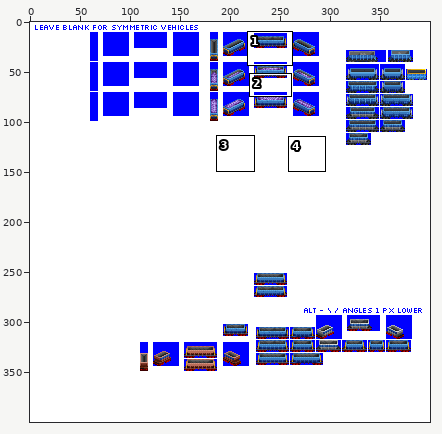
File history of a sprite sheet, src/graphics/pony/rock_hopper_car_pony_gen_4C.png. Above, an overview of the earlier version with the close-up marked.
Close-up. Old version:
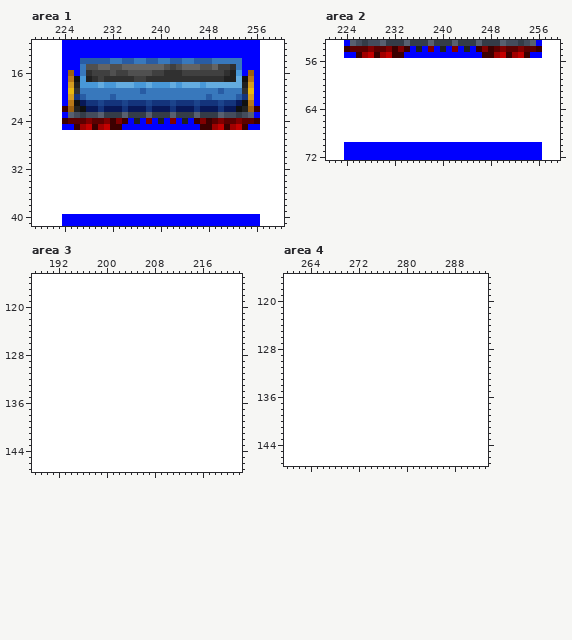
The file is 400x400 pixels. Shown: area 1: x 219..260, y 11..41; area 2: x 221..259, y 53..72; area 3: x 188..222, y 115..147; area 4: x 260..293, y 116..147. The commit also changed other parts of the picture, which this record leaves out.
Now the later version:
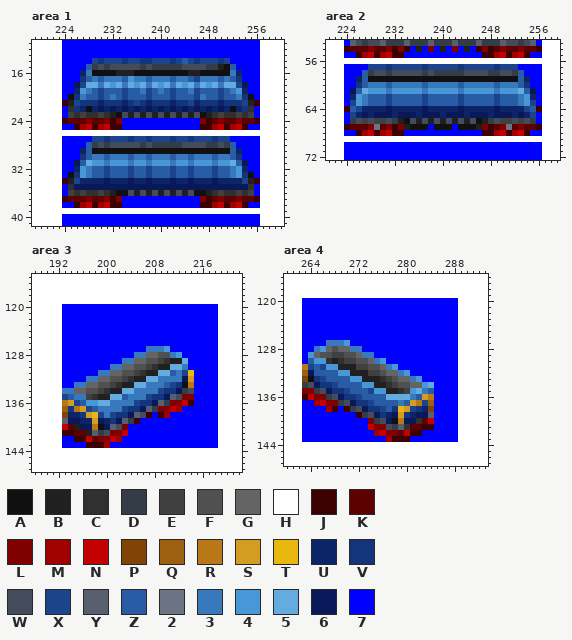
Palette (. is transparent): A #101010  B #202020  C #303030  D #343c48  E #404040  F #505050  G #646464  H #ffffff  J #3c0000  K #5c0000  L #800000  M #a00000  N #c40000  P #804408  Q #9c6010  R #b87818  S #d49c20  T #e8b810  U #0c2468  V #14347c  W #444c5c  X #1c448c  Y #586070  Z #285ca4  2 #6c7484  3 #3878bc  4 #4898d8  5 #64ace0  6 #081858  7 #0000ff
Diff:
Changed rows in their new state; - is an unchanged pixel.
Area 1:
first column x 224:
14 ---77XVXXXVXXVVXXXVXZXVXXXVX77---
15 ---7ZDWDWWWWWDWDDDDDWWWWDDBAZ7---
16 -7-U3AAAABBBAAAAAAAAABBAAAAA3U-7-
17 -77VZ3Z333Z433Z333Z33ZX333Z3ZV77-
18 -76X5535--3--535-5354-354-3--X67-
19 -7U4-ZXZZZXZZ3XZ-ZXZZ-XZZZXZ-4U7-
20 -A-3ZZXZ3ZXZZZXZZZXZZZX--ZXZZ3-A-
21 JBXV--U---U-X-U---U--XU---U--VXBJ
22 7CVUAU6U-U6U-U6U-U6U-U6U-U6UAUVC7
23 -ECECCECBAWBWBWBWBWBWBWABCECCECE-
24 ----------7-7-7-7-7-7-7----------
27 77777XXVXXXVXXVXXXVXXVXXXVXX77777
28 7777ZDWDWWWWWDWDDDDDWWWWDDWDZ7777
29 777UZAAAAAAAAAAAAAAAAAAAAAAAZU777
30 777VZ33Z333Z33Z333Z33Z333Z33ZV777
31 776Z5443444344344434434443445Z677
32 77U43ZZXZZZXZZXZZZXZZXZZZXZZ34U77
33 7AV43ZZXZZZXZZXZZZXZZXZZZXZZ34VA7
34 JBXUUUU6UUU6UU6UUU6UU6UUU6UUUUXBJ
35 7C66666666666666666666666666666C7
36 7ECECCECBAAWBWBWBWBWBWAABCECCECE7
37 JKKKLKKLJL7777777777777LJKLKKLKKJ
38 77JMNJMNJJ7777777777777JJMNJMNJ77
Area 2:
first column x 224:
57 7777XXXVXXXXXVXXXXXVXXXXXVXXX7777
58 777ZDWWDWWWWWDWDDDDDWWWWDDWWDZ777
59 77UZAAAAAAAAAAAAAAAAAAAAAAAAAZU77
60 77VZ333Z33333Z33333Z33333Z333ZV77
61 76Z544434444434444434444434445Z67
62 7U43ZZZXZZZZZXZZZZZXZZZZZXZZZ34U7
63 7X43ZZZXZZZZZXZZZZZXZZZZZXZZZ34X7
64 JZXUUUU6UUUUU6UUUUU6UUUUU6UUUUXZJ
65 7XU6U666U666U666U666U666U666U6UX7
66 7DWEWEEWDBAWBWBWBWBWBWABDWEEWEWD7
67 JKKKL2KLJLBAAA7AAA7AAABLJKL2KLKKJ
68 77JMNJMNJJ7777777777777JJMNJMNJ77
Area 3:
first column x 193:
120 77777777777777777777777777
121 77777777777777777777777777
122 77777777777777777777777777
123 77777777777777777777777777
124 77777777777777777777777777
125 77777777777777777777777777
126 77777777777777777777777777
127 77777777777777333477777777
128 77777777777733GGFF34777777
129 777777777733GGFFECBB577777
130 7777777733GGFFECBB55377777
131 77777733GGFFECBB55Z3XT7777
132 777733GGFFECBB5533336S7777
133 7733GGFFECBB55333ZXVAR7777
134 33GGFFECBB553333XVV6DW7777
135 XZ33ECBB55Z333XVV6YWLL7777
136 RSXZ44553333XVV6YDLLNJ7777
137 QVRSXZ3333XVV6YDLLNM777777
138 PUUVSTX3XVV6YWJ7JM77777777
139 Y66UUS6UV6YDJ7777777777777
140 NKB66RA6YWL777777777777777
141 JJKKBYDWLLN777777777777777
142 77JJNKLLNM7777777777777777
143 7777JJJM777777777777777777
Area 4:
first column x 263:
120 77777777777777777777777777
121 77777777777777777777777777
122 77777777777777777777777777
123 77777777777777777777777777
124 77777777777777777777777777
125 77777777777777777777777777
126 77777777777777777777777777
127 77773334777777777777777777
128 7734GFGG337777777777777777
129 74GFFEEFFG3377777777777777
130 7Z44CBCEEFFG34777777777777
131 RXZX44BBBEEFFG347777777777
132 Q6ZZZZ44BBBEEFGG3477777777
133 PAVXZZZZ44BBBCEFGG34777777
134 DW6VVXZZZZ44BBCEFFGG457777
135 LLDW6VVXZZZX44BBCE453Z7777
136 JNLLDW6VVXZZZZ55553ZSR7777
137 77MNLLDW6VVXZZZZ3ZSRXQ7777
138 7777MJ7JDW6VVXZVTSXVUP7777
139 777777777JDW6VU6SVU66Y7777
140 77777777777LDW6AR66CKN7777
141 77777777777NLLWDYCKKJJ7777
142 777777777777MNLLKNJJ777777
143 77777777777777MJJJ77777777
Pixel boxes of the changes (left, top, right, bottom) in both close-ups:
changed: (62, 58, 260, 208)
changed: (344, 64, 542, 136)
changed: (62, 304, 218, 448)
changed: (302, 298, 458, 442)
